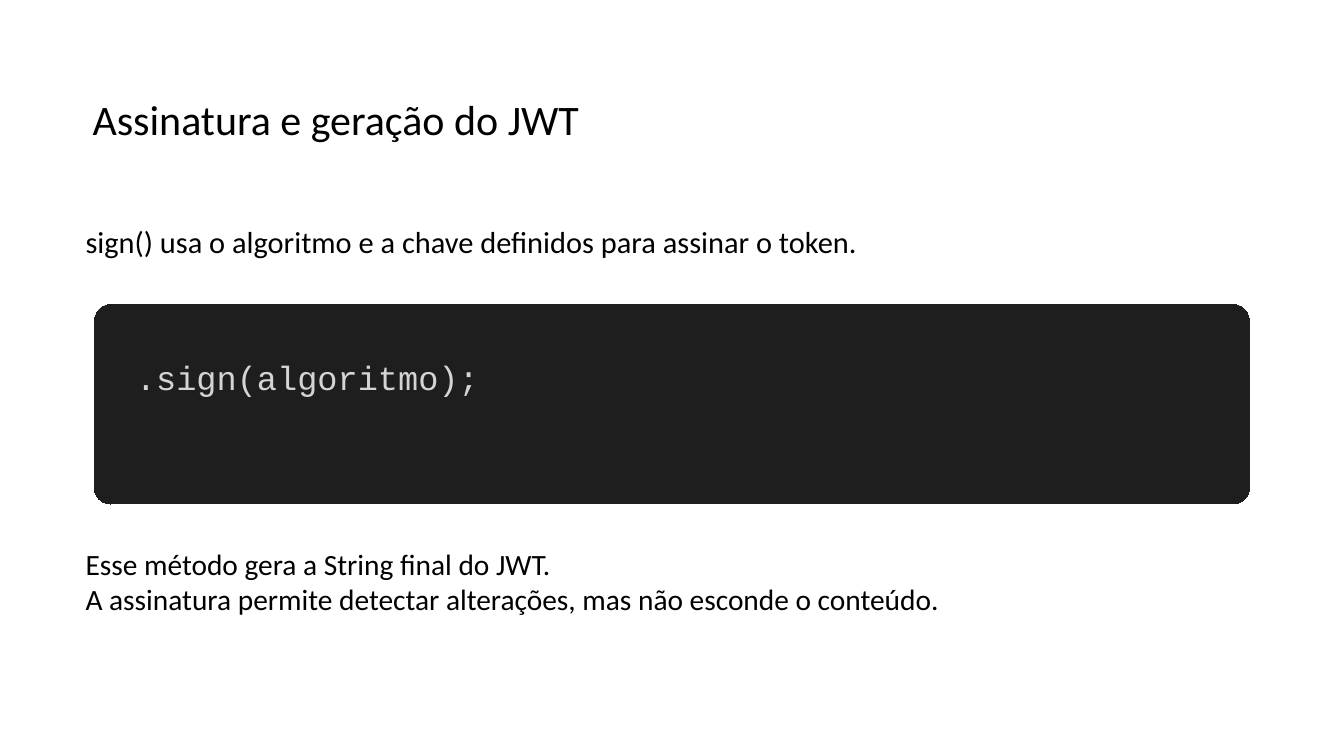
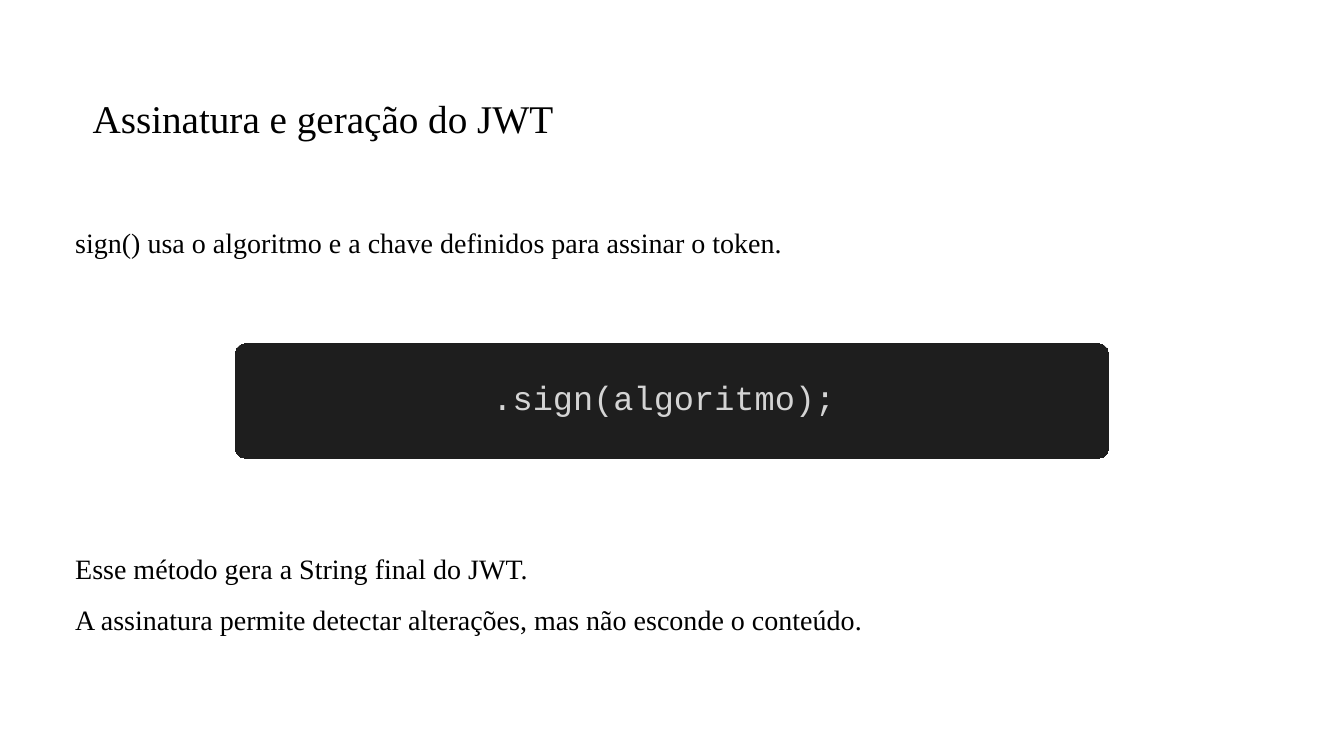
Before and after one commit to PedroMiho/UMC, a slide deck: slide 15 of engenharia-software/software-corporativo/boas-praticas/aula-07-JWT/spring-security.pptx (slide 14 before the commit). Drawn at 1344x756 pixels with LibreOffice and Linux fonts; fonts in the diff are those of the drawing; background and template pictures are left out. Boxes give left, top, right and bottom in pixels: in the first picture for what was removed or moved away, otherwise in the second. Text is boxed around its words. In the diff, an @@ line names an element or a change of style, - is before the commit and + after.

```diff
--- a/engenharia-software/software-corporativo/boas-praticas/aula-07-JWT/spring-security.pptx
+++ b/engenharia-software/software-corporativo/boas-praticas/aula-07-JWT/spring-security.pptx
@@ title "Assinatura e geração do JWT" at box(93, 105, 553, 140): size 30 to 28 pt, font Calibri to Times New Roman @@
@@ text "sign() usa o algoritmo e ...": place and size @@
-text "sign() usa o algoritmo e ..." at box(86, 231, 857, 259)
+text "sign() usa o algoritmo e ..." at box(75, 233, 781, 258)
@@ text "sign() usa o algoritmo e ..." at box(75, 233, 781, 258): size 21.8 to 20 pt, font Calibri to Times New Roman; alignment left to justified @@
@@ rounded rectangle: place and size @@
-rounded rectangle at box(95, 304, 1250, 504)
+rounded rectangle at box(236, 344, 1109, 458)
@@ text ".sign(algoritmo);": place and size @@
-text ".sign(algoritmo);" at box(136, 365, 479, 397)
+text ".sign(algoritmo);" at box(492, 385, 835, 417)
@@ text "Esse método gera a String ...": place and size @@
-text "Esse método gera a String ..." at box(86, 554, 939, 615)
+text "Esse método gera a String ..." at box(75, 559, 862, 635)
@@ text "Esse método gera a String ..." at box(75, 559, 862, 635): size 21 to 20 pt, font Calibri to Times New Roman; alignment left to justified; line spacing 1 to 1.5 @@
```
Also in this commit, not shown: 9 other slides changed, 4 slides added, 2 other files.
